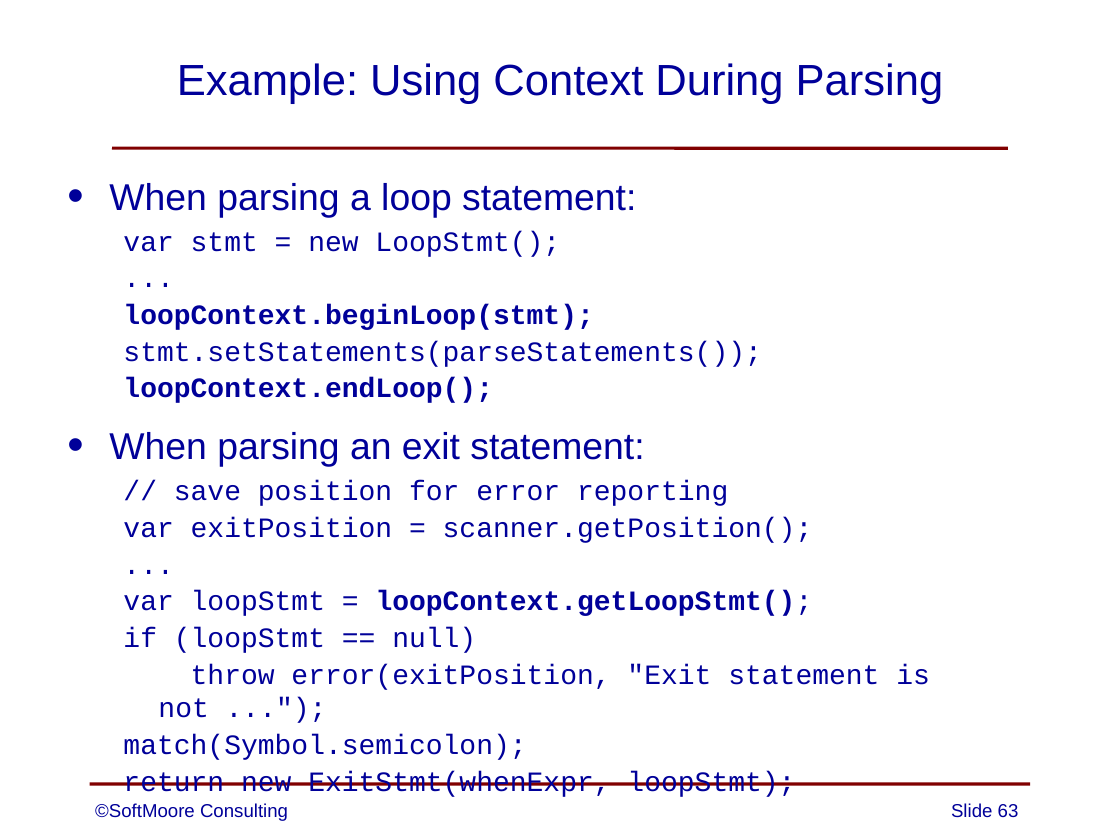
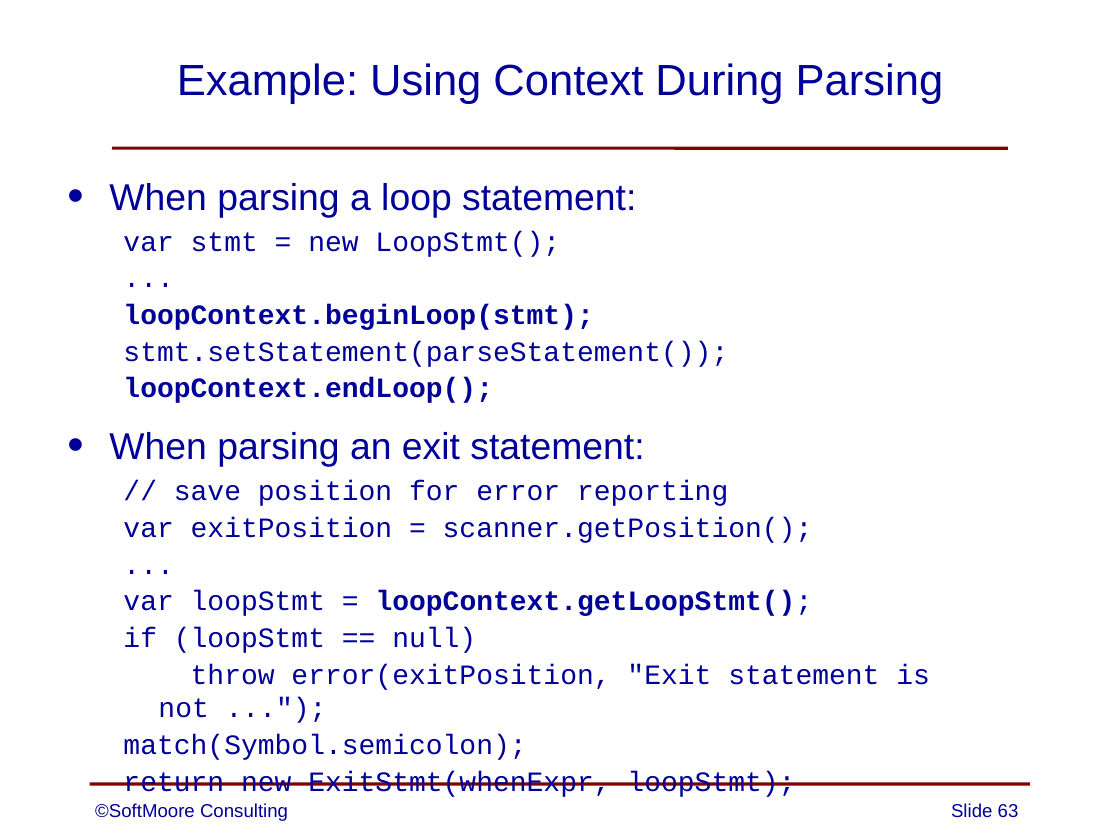
Before and after one commit to SoftMoore/CPRL-Java-3rd, a slide deck: slide 63 of PowerPoints/08 - Abstract Syntax Trees.pptx. Drawn at 1120x840 pixels with LibreOffice and Linux fonts; fonts in the diff are those of the drawing. Boxes give left, top, right and bottom in pixels: in the first picture for what was removed or moved away, otherwise in the second. Text is boxed around its words. In the diff, an @@ line names an element or a change of style, - is before the commit and + after.

```diff
--- a/PowerPoints/08 - Abstract Syntax Trees.pptx
+++ b/PowerPoints/08 - Abstract Syntax Trees.pptx
@@ text at [123,341,728,367]: text changed @@
-  stmt.setStatements(parseStatements());
+  stmt.setStatement(parseStatement());
```
Also in this commit, not shown: 5 other slides changed.
